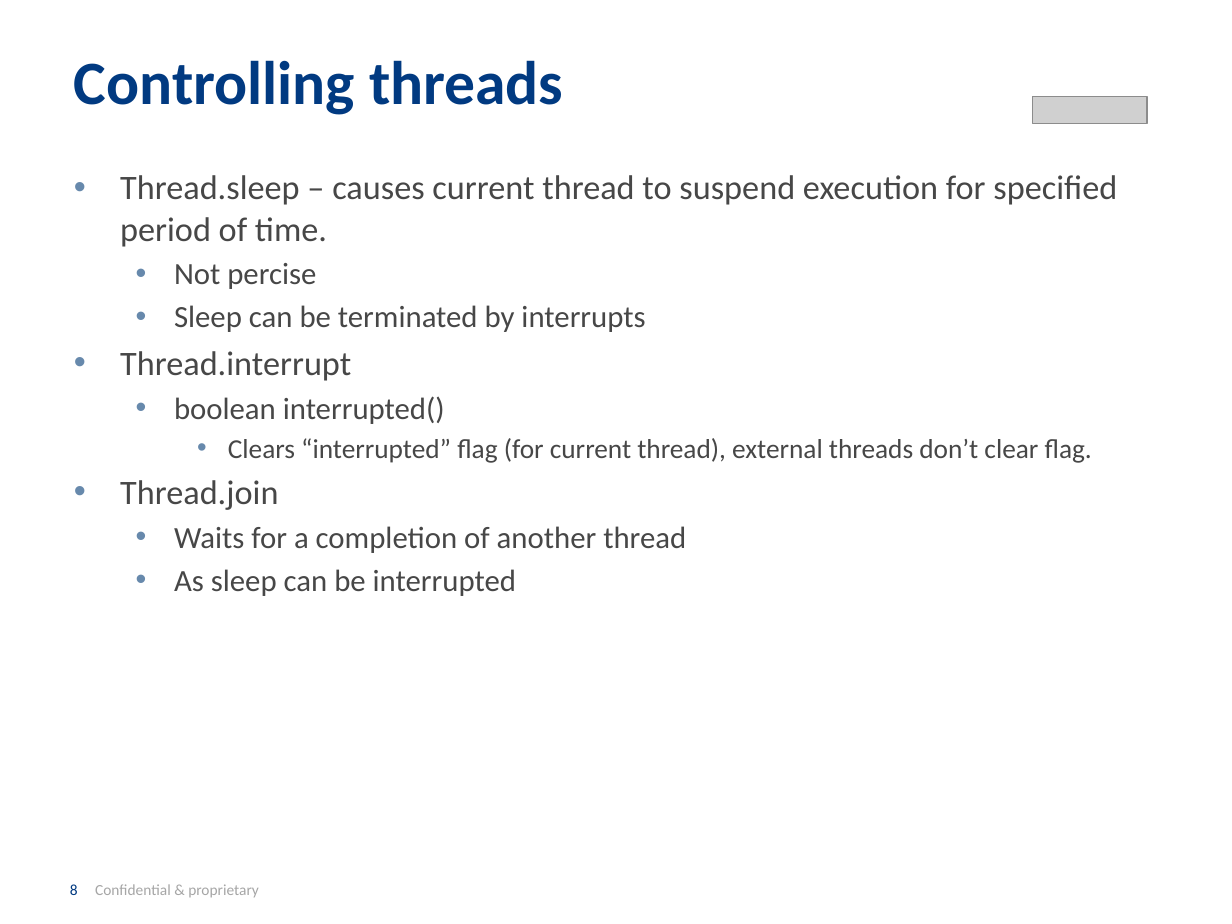
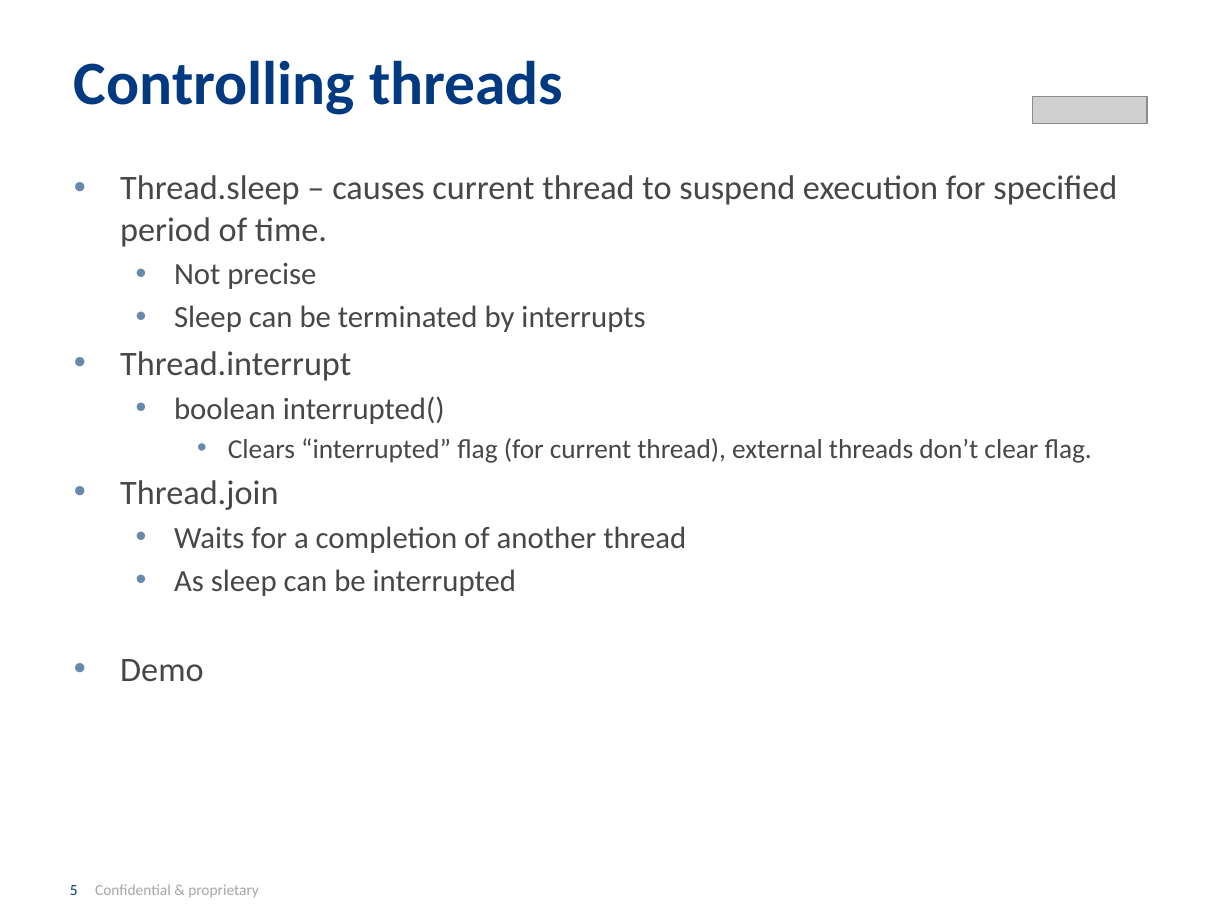
Before and after one commit to INRIX-Iurii-Okhmat/BrownBags, a slide deck: slide 5 of Presentation/Asynchronous Android.pptx (slide 8 before the commit). Drawn at 1232x924 pixels with LibreOffice and Linux fonts; fonts in the diff are those of the drawing; grey boxes stand for pictures; background and template pictures are left out. Boxes give left, top, right and bottom in pixels: in the first picture for what was removed or moved away, otherwise in the second. Text is boxed around its words. In the diff, an @@ line names an element or a change of style, - is before the commit and + after.

```diff
--- a/Presentation/Asynchronous Android.pptx
+++ b/Presentation/Asynchronous Android.pptx
@@ text at (174,263,316,289): text changed @@
-  • Not percise
+  • Not precise
@@ text at (120,659,204,681): paragraph added @@
+• Demo
@@ page number at (70,884,259,897): text changed @@
-8 Confidential & proprietary
+5 Confidential & proprietary
```
Also in this commit, not shown: 12 other slides changed, 3 slides added, 12 slides removed, 1 other file.
